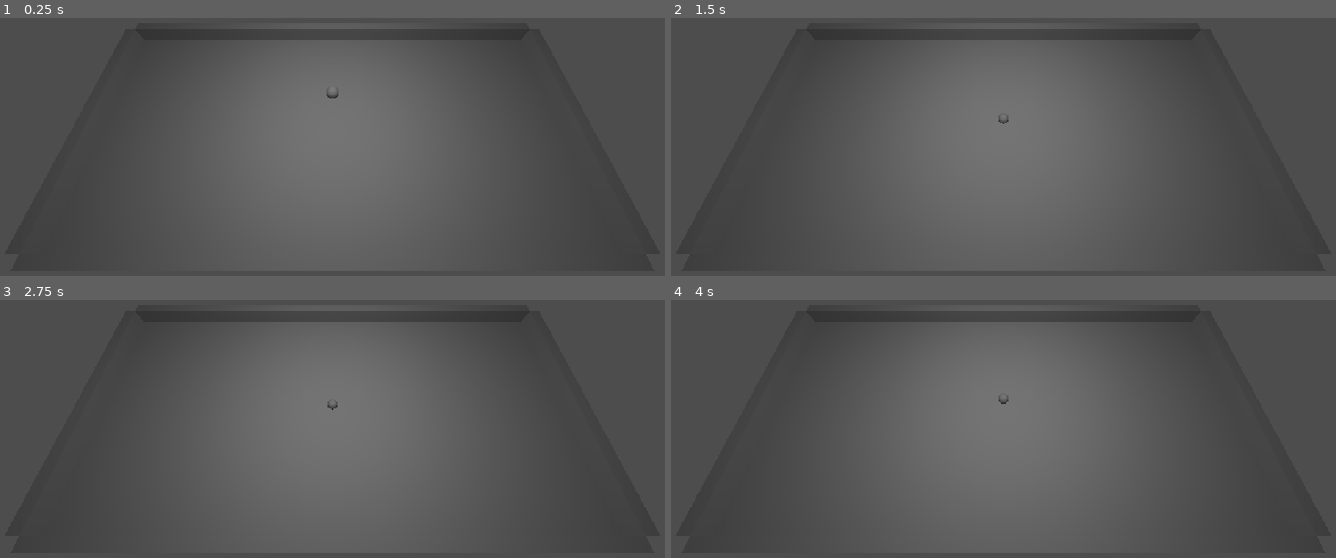
Above: before the commit, frames 1-4 (two rows, left to right).
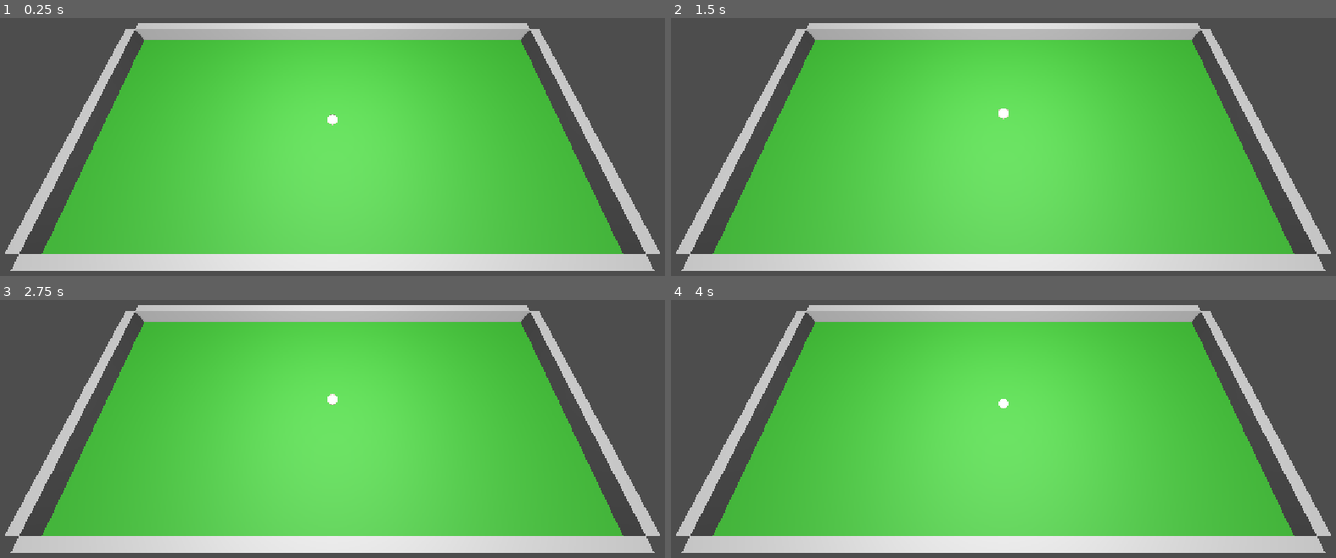
Above: after the commit, the same moments.

Repository: CoolDove/hellkitty
Game: Godot game, scene res://tscns/billiard.tscn
Same seed, same stepped clock (60 frames per second), same inputs: the game is played once before the commit and once after it.
Inputs:
- Up to frame 1 (0.25 s): no input
- Up to frame 2 (1.5 s): tap Enter at 0.5 s; tap Space at 1.25 s
- Up to frame 3 (2.75 s): tap Enter at 2 s
- Up to frame 4 (4 s): tap Space at 2.75 s; tap Enter at 3.5 s

The runs differ from the first frame. In frame 1, 73% of the frame differs, in the area x 0-100%, y 1-99%; in frame 2, 73%; in frame 3, 73%; in frame 4, 73%.

Commit message:
make scene

Diff:
--- a/tscns/billiard.tscn
+++ b/tscns/billiard.tscn
@@ -6,7 +6,12 @@
 resource_name = "table"
 bounce = 0.9
 
+[sub_resource type="StandardMaterial3D" id="StandardMaterial3D_gkpsl"]
+albedo_color = Color(0.16404997, 0.51, 0.1326, 1)
+roughness = 0.7
+
 [sub_resource type="PlaneMesh" id="PlaneMesh_7xep1"]
+material = SubResource("StandardMaterial3D_gkpsl")
 size = Vector2(2.54, 1.27)
 
 [sub_resource type="BoxShape3D" id="BoxShape3D_4sfkj"]
@@ -27,7 +32,12 @@
 [sub_resource type="PhysicsMaterial" id="PhysicsMaterial_7xep1"]
 resource_name = "ball"
 
+[sub_resource type="StandardMaterial3D" id="StandardMaterial3D_7xep1"]
+albedo_color = Color(0.92, 0.86112, 0.8096, 1)
+roughness = 0.15
+
 [sub_resource type="SphereMesh" id="SphereMesh_gkpsl"]
+material = SubResource("StandardMaterial3D_7xep1")
 radius = 0.028
 height = 0.056
 radial_segments = 32
@@ -92,7 +102,7 @@
 shape = SubResource("BoxShape3D_gkpsl")
 
 [node name="ball" type="RigidBody3D" parent="." unique_id=2127721911]
-transform = Transform3D(1, 0, 0, 0, 1, 0, 0, 0, 1, 0, 0.5983181, 0)
+transform = Transform3D(1, 0, 0, 0, 1, 0, 0, 0, 1, 0, 0.3348347, 0)
 mass = 0.16
 physics_material_override = SubResource("PhysicsMaterial_7xep1")
 
@@ -108,3 +118,10 @@
 [node name="AreaLight3D" type="AreaLight3D" parent="." unique_id=767671758]
 transform = Transform3D(1, 0, 0, 0, -4.371139e-08, 1, 0, -1, -4.371139e-08, 0, 1.1104981, 0)
 light_energy = 0.6
+
+[node name="DirectionalLight3D" type="DirectionalLight3D" parent="." unique_id=728944496]
+transform = Transform3D(1, 0, 0, 0, 0.58793414, 0.8089088, 0, -0.8089088, 0.58793414, 0, 1.4505852, 0)
+shadow_enabled = true
+directional_shadow_mode = 0
+directional_shadow_fade_start = 0.1
+directional_shadow_max_distance = 20.0
